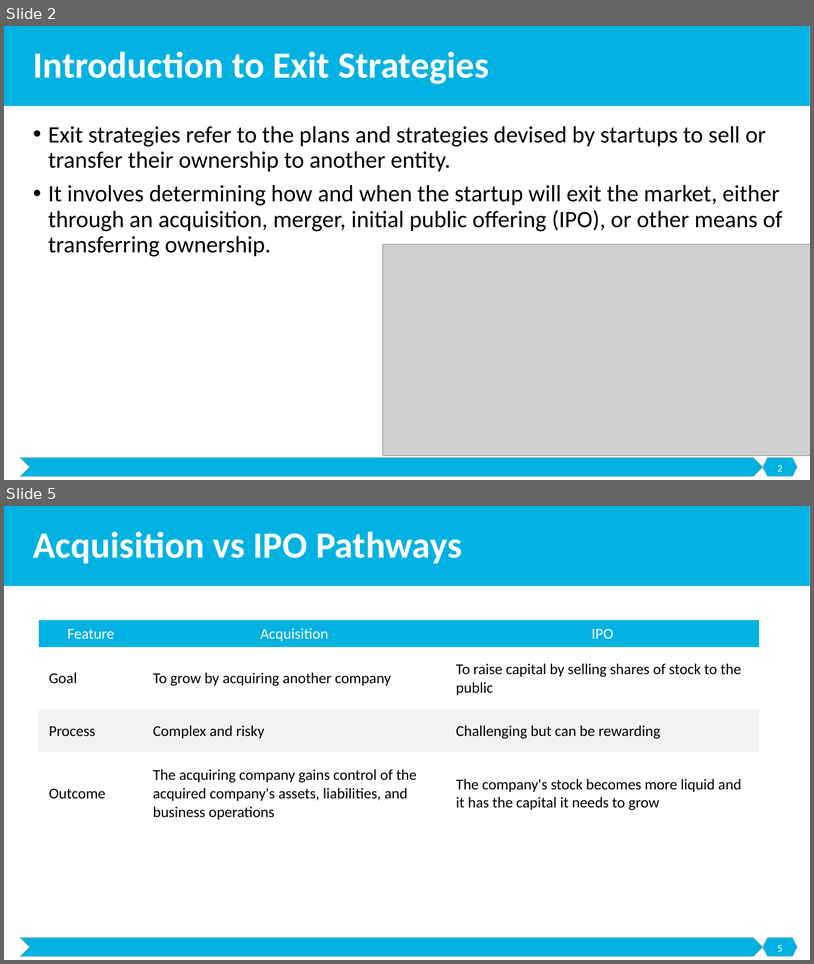
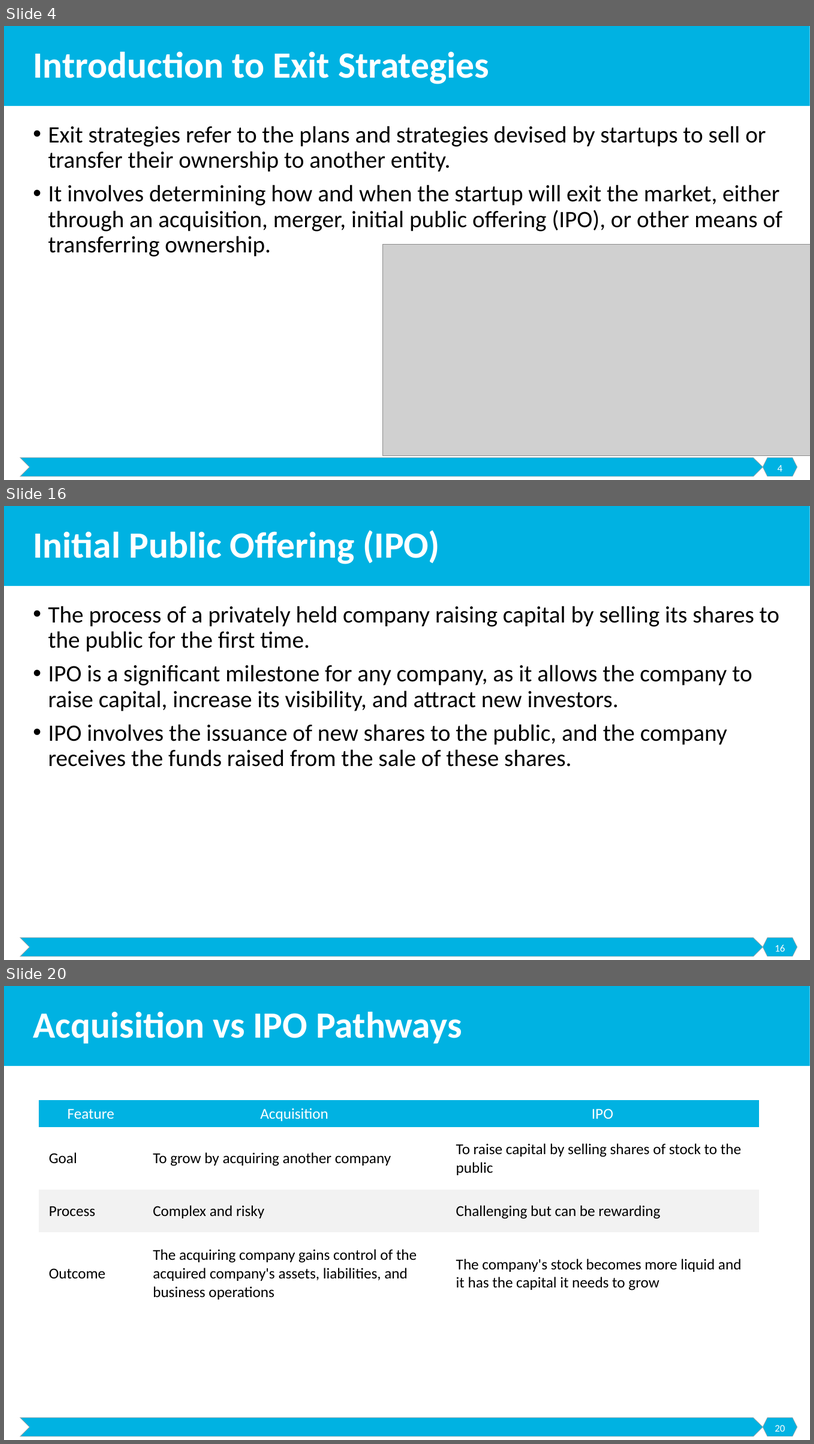
Before and after one commit to malenezi/malenezi, a slide deck: SE495/Lectures/8-Exit Strategies/Exit Strategies.pptx. Shown one above the other, each under a label of ours: slides 2 and 5 before the commit, slides 4, 16 and 20 after it; the slides between them are not shown. The pictures are 814x964 and 814x1444 pixels, drawn with LibreOffice and Linux fonts; fonts in the diff are those of the drawing; grey boxes stand for pictures. Boxes give left, top, right and bottom in pixels: in the first picture for what was removed or moved away, otherwise in the second. Text is boxed around its words. In the diff, an @@ line names an element or a change of style, - is before the commit and + after.

```diff
--- a/SE495/Lectures/8-Exit Strategies/Exit Strategies.pptx
+++ b/SE495/Lectures/8-Exit Strategies/Exit Strategies.pptx
@@ slide 16 added at bbox=[4, 506, 810, 960], background #FFFFFF; not listed: 3 template elements that a slide beside it also shows @@
@@ title added at bbox=[33, 530, 440, 564], 44 pt, text #FFFFFF, bold @@
+Initial Public Offering (IPO)
@@ text added at bbox=[48, 606, 780, 766], 28 pt, text #000000 @@
+• The process of a privately held company raising capital by selling its shares to the public for the first time.
+• IPO is a significant milestone for any company, as it allows the company to raise capital, increase its visibility, and attract new investors.
+• IPO involves the issuance of new shares to the public, and the company receives the funds raised from the sale of these shares.
@@ page number added at bbox=[775, 944, 785, 951], 12 pt, text #FFFFFF @@
+16
@@ what was slide 2 is now slide 4 @@
@@ page number at bbox=[778, 465, 783, 471]: text changed @@
-2
+4
@@ what was slide 5 is now slide 20 @@
@@ page number at bbox=[775, 1425, 785, 1431]: text changed @@
-5
+20
```
Also in this commit, not shown: 3 slides changed, 39 other slides added, 5 other files.
